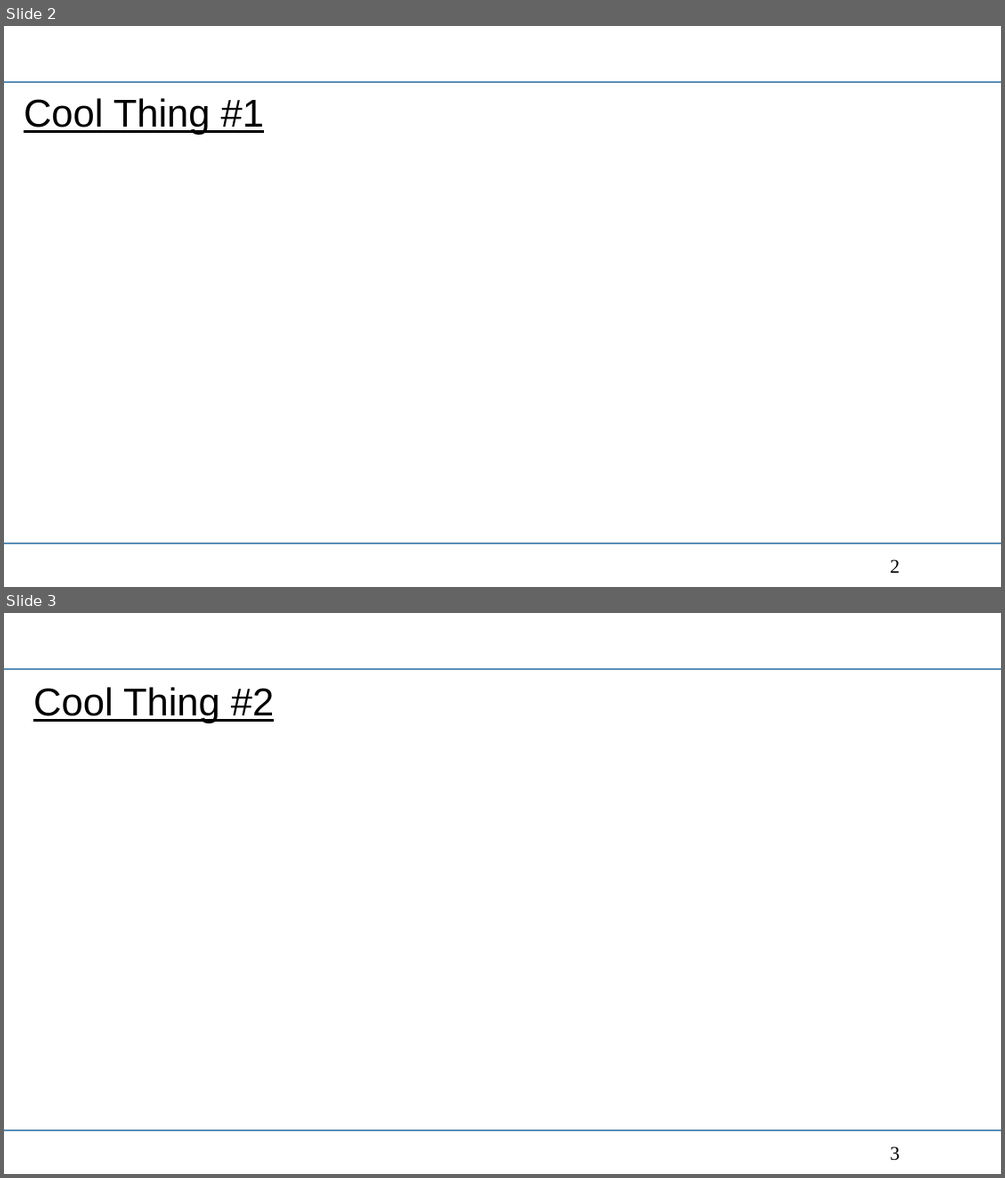
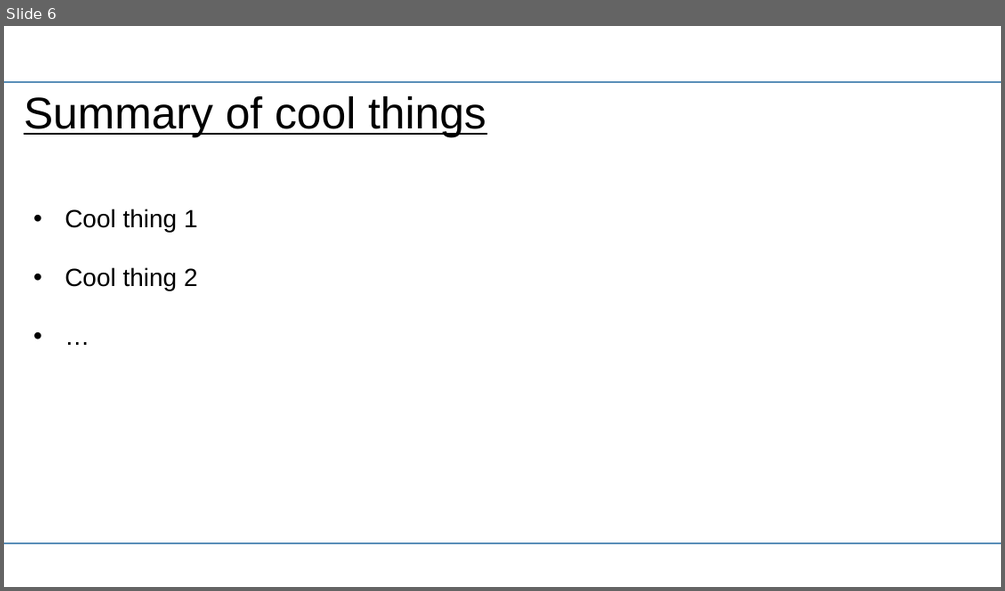
Before and after one commit to TUM-I5/MolSim, a slide deck: presentations/templates/PRESENTATION_TEMPLATE.pptx. Shown one above the other, each under a label of ours: slides 2 and 3 before the commit, slide 6 after it. The pictures are 1005x1178 and 1005x591 pixels, drawn with LibreOffice and Linux fonts; fonts in the diff are those of the drawing; background and template pictures are left out. Boxes give left, top, right and bottom in pixels: in the first picture for what was removed or moved away, otherwise in the second. Text is boxed around its words. In the diff, an @@ line names an element or a change of style, - is before the commit and + after.

```diff
--- a/presentations/templates/PRESENTATION_TEMPLATE.pptx
+++ b/presentations/templates/PRESENTATION_TEMPLATE.pptx
@@ slide 3 removed at [4, 613, 1001, 1174], background #FFFFFF; not listed: 3 template elements that a slide beside it also shows @@
@@ title removed at [33, 687, 274, 723] @@
-Cool Thing #2
@@ what was slide 2 is now slide 6 @@
@@ slide 6 changed as well @@
@@ title at [24, 96, 486, 138]: text changed; size 28 to 32 pt @@
-Cool Thing #1
+Summary of cool things
@@ subtitle added at [65, 208, 198, 290], 18 pt, text #000000 @@
+• Cool thing 1
+• Cool thing 2
+• …
@@ page number removed at [890, 559, 899, 572] @@
-2
```
Also in this commit, not shown: 1 other slide changed, 5 slides added, 2 other slides removed, 7 other files.
